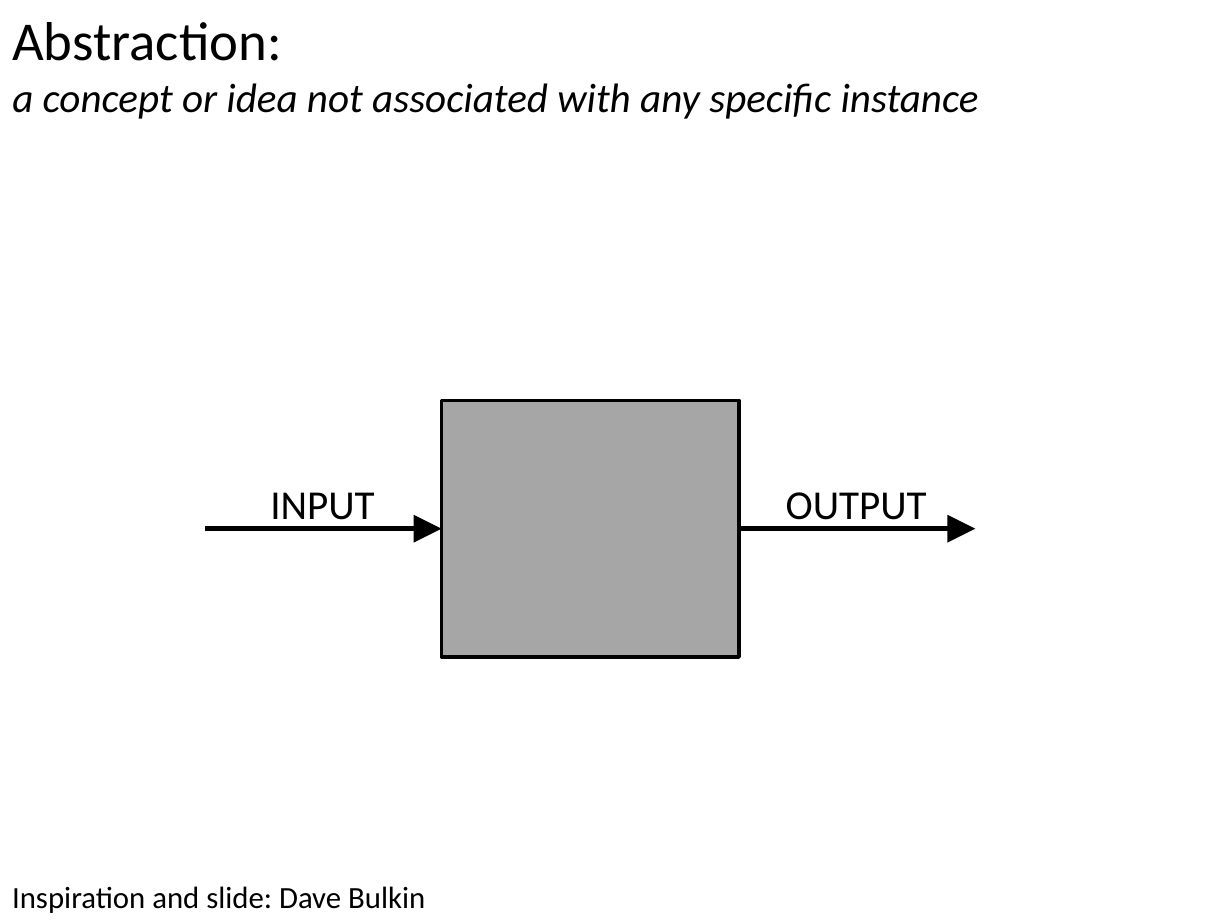
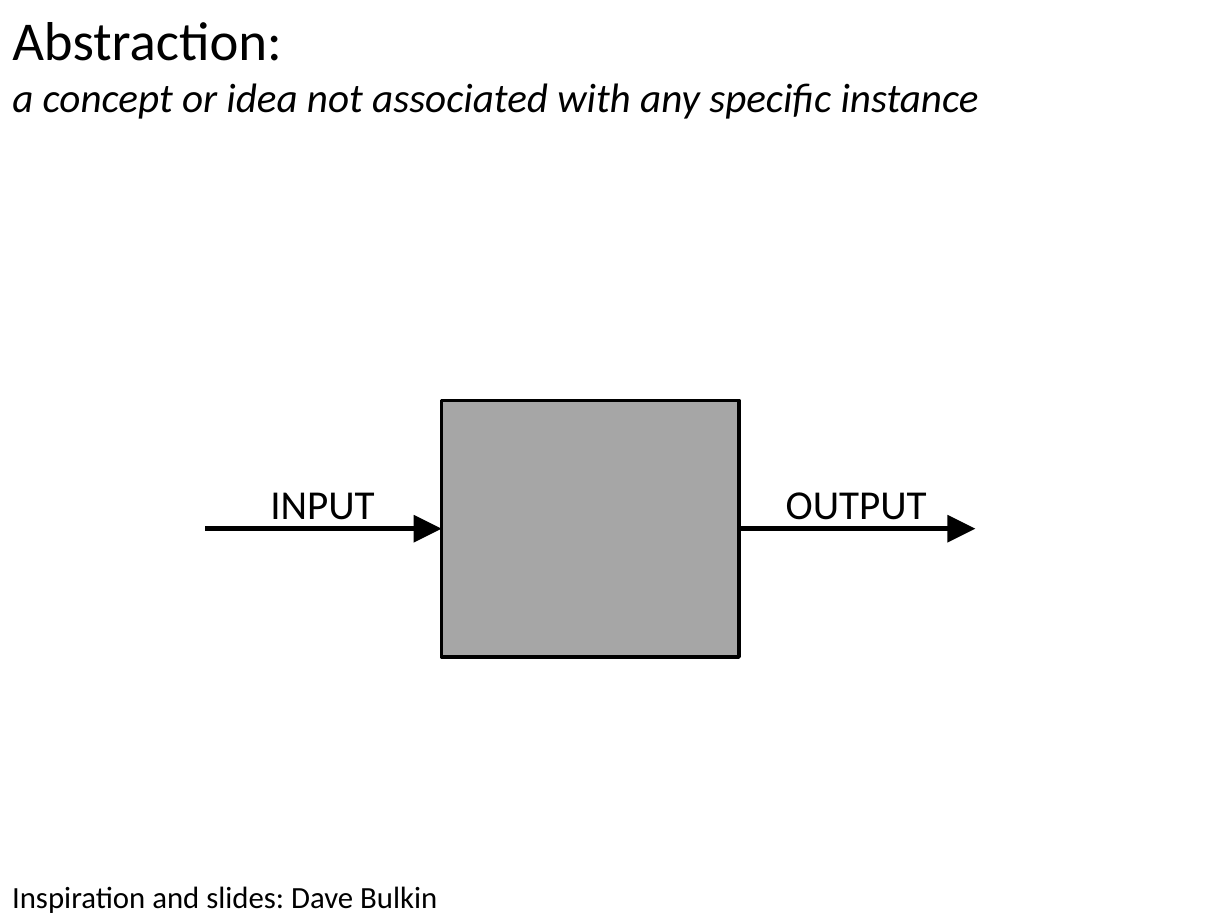
Before and after one commit to wmau/PythonForNeuro, a slide deck: slide 4 of Lecture1_Intro.pptx (slide 3 before the commit). Drawn at 1232x924 pixels with LibreOffice and Linux fonts; fonts in the diff are those of the drawing. Boxes give left, top, right and bottom in pixels: in the first picture for what was removed or moved away, otherwise in the second. Text is boxed around its words. In the diff, an @@ line names an element or a change of style, - is before the commit and + after.

```diff
--- a/Lecture1_Intro.pptx
+++ b/Lecture1_Intro.pptx
@@ text at [12,886,437,913]: text changed @@
-Inspiration and slide: Dave Bulkin
+Inspiration and slides: Dave Bulkin
```
Also in this commit, not shown: 2 other files.
